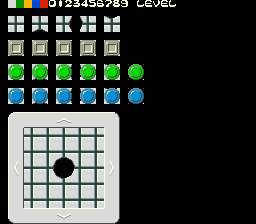
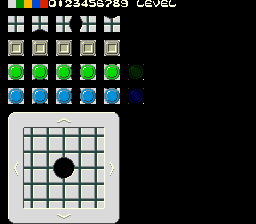
Two versions of the same layered image (256x224). Layer-by-layer changes:
painted on "Background" over [128, 64, 144, 104]
